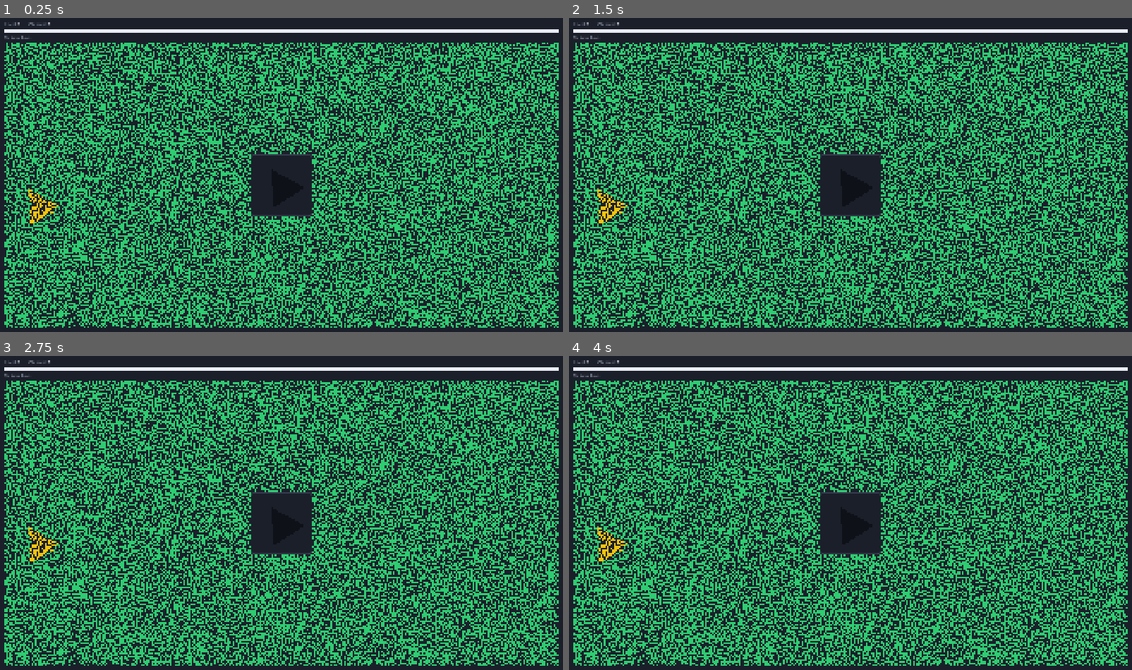
Above: before the commit, frames 1-4 (two rows, left to right).
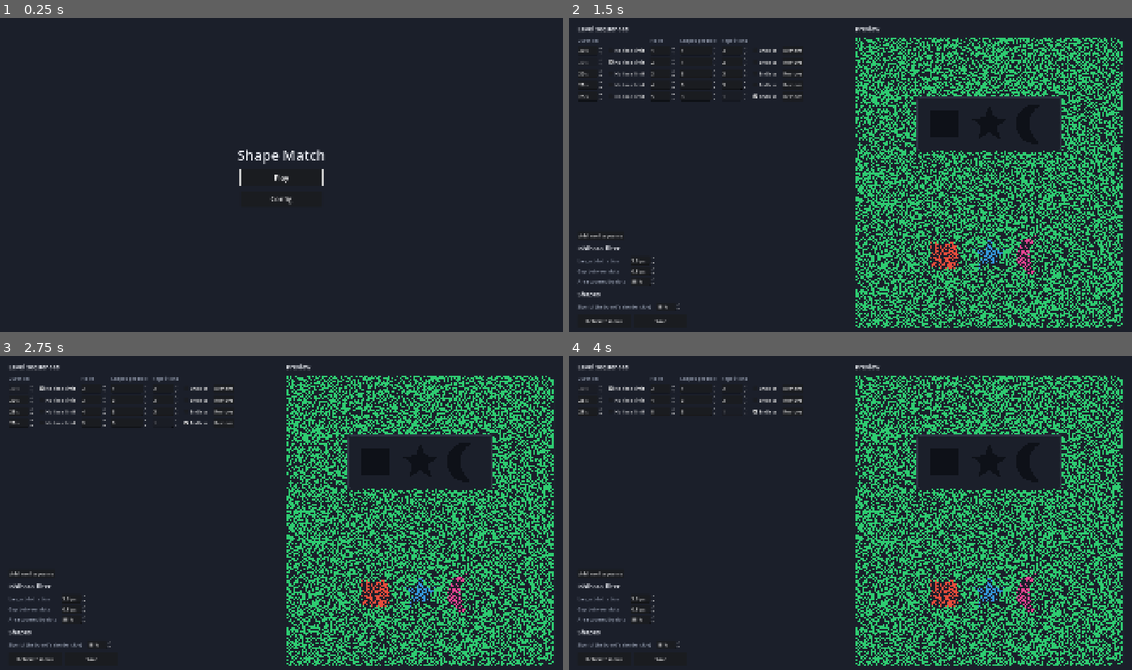
Above: after the commit, the same moments.

Repository: ooooonnnnn/Colorblind-Shape-Match
Game: Godot game, scene res://menu.tscn
Two runs of this game, one before a commit and one after it. Both use one fixed random seed, a clock stepped at 60 frames per second and the inputs below. Before the commit the project starts from res://main.tscn.
Inputs (mouse positions are in pixels of both pictures, inside the frame that each line leads up to):
- Up to frame 1 (0.25 s): no input
- Up to frame 2 (1.5 s): click (850, 200) at 0.5 s, where only the run after the commit has a clickable "Config"; click (625, 49) at 1.25 s, where only the run after the commit has a clickable "No time limit"
- Up to frame 3 (2.75 s): click (225, 387) at 2 s, where only the run after the commit has a clickable "Remove"
- Up to frame 4 (4 s): click (625, 399) at 2.75 s, where only the run after the commit has a clickable "No time limit"; click (794, 399) at 3.5 s, where only the run after the commit has a clickable "Remove"

The runs differ from the first frame. In frame 1, 45% of the frame differs, in the area x 0-100%, y 1-99%; in frame 2, 47%; in frame 3, 47%; in frame 4, 47%.

Commit message:
config menu

Diff:
--- a/config.json
+++ b/config.json
@@ -1,7 +1,7 @@
 {
 	"levels": [
-		{ "duration": 0,  "holes": 1, "shapes": 1, "repetitions": 3 },
-		{ "duration": 0,  "holes": 2, "shapes": 1, "repetitions": 2 },
+		{ "duration": 0, "holes": 1, "shapes": 1, "repetitions": 3 },
+		{ "duration": 0, "holes": 2, "shapes": 1, "repetitions": 2 },
 		{ "duration": 30, "holes": 3, "shapes": 3, "repetitions": 3 },
 		{ "duration": 25, "holes": 4, "shapes": 3, "repetitions": 3 },
 		{ "duration": 25, "holes": 5, "shapes": 3, "repetitions": 0 }
--- /dev/null
+++ b/config.tscn
@@ -0,0 +1,196 @@
+[gd_scene format=3]
+
+[ext_resource type="Script" path="res://scripts/config.gd" id="1_config"]
+[ext_resource type="Script" path="res://scripts/dots.gd" id="2_dots"]
+
+[sub_resource type="Theme" id="Theme_ui"]
+default_font_size = 16
+Label/colors/font_color = Color(0.603922, 0.639216, 0.709804, 1)
+
+[sub_resource type="StyleBoxFlat" id="StyleBox_board"]
+bg_color = Color(0.145098, 0.164706, 0.215686, 1)
+corner_radius_top_left = 16
+corner_radius_top_right = 16
+corner_radius_bottom_right = 16
+corner_radius_bottom_left = 16
+
+[sub_resource type="StyleBoxFlat" id="StyleBox_tray"]
+bg_color = Color(0.105882, 0.121569, 0.164706, 1)
+border_width_left = 2
+border_width_top = 2
+border_width_right = 2
+border_width_bottom = 2
+border_color = Color(0.231373, 0.258824, 0.329412, 1)
+corner_radius_top_left = 12
+corner_radius_top_right = 12
+corner_radius_bottom_right = 12
+corner_radius_bottom_left = 12
+
+[node name="Config" type="Control"]
+layout_mode = 3
+anchors_preset = 15
+anchor_right = 1.0
+anchor_bottom = 1.0
+grow_horizontal = 2
+grow_vertical = 2
+theme = SubResource("Theme_ui")
+script = ExtResource("1_config")
+
+[node name="Margin" type="MarginContainer" parent="."]
+layout_mode = 1
+anchors_preset = 15
+anchor_right = 1.0
+anchor_bottom = 1.0
+grow_horizontal = 2
+grow_vertical = 2
+theme_override_constants/margin_left = 32
+theme_override_constants/margin_top = 24
+theme_override_constants/margin_right = 32
+theme_override_constants/margin_bottom = 24
+
+[node name="Columns" type="HBoxContainer" parent="Margin"]
+layout_mode = 2
+theme_override_constants/separation = 32
+
+[node name="Settings" type="VBoxContainer" parent="Margin/Columns"]
+layout_mode = 2
+size_flags_horizontal = 3
+theme_override_constants/separation = 12
+
+[node name="LevelsTitle" type="Label" parent="Margin/Columns/Settings"]
+layout_mode = 2
+theme_override_colors/font_color = Color(0.913725, 0.92549, 0.94902, 1)
+theme_override_font_sizes/font_size = 22
+text = "Level sequences"
+
+[node name="LevelsScroll" type="ScrollContainer" parent="Margin/Columns/Settings"]
+layout_mode = 2
+size_flags_vertical = 3
+horizontal_scroll_mode = 0
+
+[node name="Levels" type="GridContainer" parent="Margin/Columns/Settings/LevelsScroll"]
+unique_name_in_owner = true
+layout_mode = 2
+theme_override_constants/h_separation = 16
+theme_override_constants/v_separation = 8
+columns = 7
+
+[node name="AddLevel" type="Button" parent="Margin/Columns/Settings"]
+unique_name_in_owner = true
+layout_mode = 2
+size_flags_horizontal = 0
+text = "Add level sequence"
+
+[node name="DotsTitle" type="Label" parent="Margin/Columns/Settings"]
+layout_mode = 2
+theme_override_colors/font_color = Color(0.913725, 0.92549, 0.94902, 1)
+theme_override_font_sizes/font_size = 22
+text = "Ishihara filter"
+
+[node name="DotsGrid" type="GridContainer" parent="Margin/Columns/Settings"]
+layout_mode = 2
+theme_override_constants/h_separation = 16
+columns = 2
+
+[node name="MaxRadiusLabel" type="Label" parent="Margin/Columns/Settings/DotsGrid"]
+layout_mode = 2
+text = "Largest dot radius"
+
+[node name="MaxRadius" type="SpinBox" parent="Margin/Columns/Settings/DotsGrid"]
+unique_name_in_owner = true
+layout_mode = 2
+min_value = 1.0
+max_value = 50.0
+step = 0.5
+value = 5.0
+suffix = "px"
+
+[node name="GapLabel" type="Label" parent="Margin/Columns/Settings/DotsGrid"]
+layout_mode = 2
+text = "Gap between dots"
+
+[node name="Gap" type="SpinBox" parent="Margin/Columns/Settings/DotsGrid"]
+unique_name_in_owner = true
+layout_mode = 2
+max_value = 20.0
+step = 0.5
+value = 1.0
+suffix = "px"
+
+[node name="FillLabel" type="Label" parent="Margin/Columns/Settings/DotsGrid"]
+layout_mode = 2
+text = "Area covered by dots"
+
+[node name="Fill" type="SpinBox" parent="Margin/Columns/Settings/DotsGrid"]
+unique_name_in_owner = true
+layout_mode = 2
+value = 80.0
+suffix = "%"
+
+[node name="ShapesTitle" type="Label" parent="Margin/Columns/Settings"]
+layout_mode = 2
+theme_override_colors/font_color = Color(0.913725, 0.92549, 0.94902, 1)
+theme_override_font_sizes/font_size = 22
+text = "Shapes"
+
+[node name="ShapesGrid" type="GridContainer" parent="Margin/Columns/Settings"]
+layout_mode = 2
+theme_override_constants/h_separation = 16
+columns = 2
+
+[node name="SizeLabel" type="Label" parent="Margin/Columns/Settings/ShapesGrid"]
+layout_mode = 2
+text = "Size (of the board's shorter side)"
+
+[node name="Size" type="SpinBox" parent="Margin/Columns/Settings/ShapesGrid"]
+unique_name_in_owner = true
+layout_mode = 2
+min_value = 1.0
+max_value = 50.0
+value = 15.0
+suffix = "%"
+
+[node name="Buttons" type="HBoxContainer" parent="Margin/Columns/Settings"]
+layout_mode = 2
+theme_override_constants/separation = 12
+
+[node name="Back" type="Button" parent="Margin/Columns/Settings/Buttons"]
+unique_name_in_owner = true
+custom_minimum_size = Vector2(180, 44)
+layout_mode = 2
+text = "Return to menu"
+
+[node name="Save" type="Button" parent="Margin/Columns/Settings/Buttons"]
+unique_name_in_owner = true
+custom_minimum_size = Vector2(180, 44)
+layout_mode = 2
+text = "Save"
+
+[node name="PreviewColumn" type="VBoxContainer" parent="Margin/Columns"]
+layout_mode = 2
+size_flags_horizontal = 3
+theme_override_constants/separation = 12
+
+[node name="PreviewTitle" type="Label" parent="Margin/Columns/PreviewColumn"]
+layout_mode = 2
+theme_override_colors/font_color = Color(0.913725, 0.92549, 0.94902, 1)
+theme_override_font_sizes/font_size = 22
+text = "Preview"
+
+[node name="Preview" type="Panel" parent="Margin/Columns/PreviewColumn"]
+unique_name_in_owner = true
+layout_mode = 2
+size_flags_vertical = 3
+mouse_filter = 2
+theme_override_styles/panel = SubResource("StyleBox_board")
+
+[node name="Tray" type="Panel" parent="Margin/Columns/PreviewColumn/Preview"]
+unique_name_in_owner = true
+layout_mode = 0
+mouse_filter = 2
+theme_override_styles/panel = SubResource("StyleBox_tray")
+
+[node name="Dots" type="CanvasLayer" parent="." node_paths=PackedStringArray("area", "mask")]
+script = ExtResource("2_dots")
+area = NodePath("../Margin/Columns/PreviewColumn/Preview")
+mask = NodePath("../Margin/Columns/PreviewColumn/Preview/Tray")
--- a/dots.json
+++ b/dots.json
@@ -1,5 +1,5 @@
 {
-	"max_radius": 5,
-	"gap": 1,
-	"fill_percent": 80
+	"max_radius": 3,
+	"gap": 0.5,
+	"fill_percent": 85
 }
--- /dev/null
+++ b/menu.tscn
@@ -0,0 +1,49 @@
+[gd_scene format=3]
+
+[ext_resource type="Script" path="res://scripts/menu.gd" id="1_menu"]
+
+[sub_resource type="Theme" id="Theme_ui"]
+default_font_size = 16
+Label/colors/font_color = Color(0.603922, 0.639216, 0.709804, 1)
+
+[node name="Menu" type="Control"]
+layout_mode = 3
+anchors_preset = 15
+anchor_right = 1.0
+anchor_bottom = 1.0
+grow_horizontal = 2
+grow_vertical = 2
+theme = SubResource("Theme_ui")
+script = ExtResource("1_menu")
+
+[node name="Buttons" type="VBoxContainer" parent="."]
+layout_mode = 1
+anchors_preset = 8
+anchor_left = 0.5
+anchor_top = 0.5
+anchor_right = 0.5
+anchor_bottom = 0.5
+grow_horizontal = 2
+grow_vertical = 2
+theme_override_constants/separation = 16
+
+[node name="Title" type="Label" parent="Buttons"]
+layout_mode = 2
+theme_override_colors/font_color = Color(0.913725, 0.92549, 0.94902, 1)
+theme_override_font_sizes/font_size = 48
+text = "Shape Match"
+horizontal_alignment = 1
+
+[node name="Play" type="Button" parent="Buttons"]
+custom_minimum_size = Vector2(280, 56)
+layout_mode = 2
+size_flags_horizontal = 4
+theme_override_font_sizes/font_size = 24
+text = "Play"
+
+[node name="Config" type="Button" parent="Buttons"]
+custom_minimum_size = Vector2(280, 56)
+layout_mode = 2
+size_flags_horizontal = 4
+theme_override_font_sizes/font_size = 24
+text = "Config"
--- a/project.godot
+++ b/project.godot
@@ -11,7 +11,7 @@
 [application]
 
 config/name="Shape Match"
-run/main_scene="res://main.tscn"
+run/main_scene="res://menu.tscn"
 config/features=PackedStringArray("4.7")
 
 [display]
--- /dev/null
+++ b/scripts/config.gd
@@ -0,0 +1,178 @@
+extends Control
+## Edits the level sequences (LevelConfig), the dot filter (dots.json) and the
+## shape size (shape_size.json). The preview shows the last two live; nothing
+## is written until Save.
+
+const Dots := preload("res://scripts/dots.gd")
+const PREVIEW_SHAPES := ["square", "star", "crescent"]
+const PREVIEW_SPACING := 16.0  # px between neighbouring preview shapes
+const TRAY_PADDING := 24.0     # px between the holes and the tray edge, as in the game
+const NEW_LEVEL := {"duration": 30.0, "holes": 3, "shapes": 3, "repetitions": 1}
+
+@onready var levels_grid: GridContainer = %Levels
+@onready var add_level: Button = %AddLevel
+@onready var max_radius: SpinBox = %MaxRadius
+@onready var gap: SpinBox = %Gap
+@onready var fill: SpinBox = %Fill
+@onready var size_spin: SpinBox = %Size
+@onready var back: Button = %Back
+@onready var save: Button = %Save
+@onready var preview: Panel = %Preview
+@onready var tray: Panel = %Tray
+@onready var dots: Dots = $Dots
+
+var _rows: Array[Dictionary] = []  # each level sequence's controls, by field
+var _holes: Array[ShapeView] = []
+var _pieces: Array[ShapeView] = []
+
+
+func _ready() -> void:
+	for header in ["Duration", "", "Holes", "Shapes per hole", "Repetitions", "", ""]:
+		var label := Label.new()
+		label.text = header
+		levels_grid.add_child(label)
+	for entry in LevelConfig.load_levels():
+		_add_row(entry)
+	add_level.pressed.connect(func(): _add_row(NEW_LEVEL))
+
+	# Dots has loaded its settings by now, as children are ready first.
+	max_radius.value = dots.max_radius
+	gap.value = dots.gap
+	fill.value = dots.fill * 100
+	for spin in [max_radius, gap, fill]:
+		spin.value_changed.connect(_on_dots_changed)
+
+	ShapeView.load_size()
+	size_spin.value = ShapeView.side_fraction * 100
+	size_spin.value_changed.connect(_on_size_changed)
+
+	_build_preview()
+	back.pressed.connect(get_tree().change_scene_to_file.bind("res://menu.tscn"))
+	save.pressed.connect(_save)
+
+
+# ---------- Level sequences ----------
+
+func _add_row(entry: Dictionary) -> void:
+	var row := {
+		"duration": _spin(1, 600, 30, "s"),
+		"no_limit": _check("No time limit"),
+		"holes": _spin(1, Shapes.NAMES.size(), entry.holes),
+		"shapes": _spin(1, 20, entry.shapes),
+		"repetitions": _spin(1, 99, 1),
+		"endless": _check("Endless"),
+		"remove": Button.new(),
+	}
+	row.no_limit.toggled.connect(func(on): row.duration.editable = not on)
+	row.endless.toggled.connect(func(on): row.repetitions.editable = not on)
+	if entry.duration > 0:
+		row.duration.value = entry.duration
+	else:
+		row.no_limit.button_pressed = true
+	if entry.repetitions > 0:
+		row.repetitions.value = entry.repetitions
+	else:
+		row.endless.button_pressed = true
+	row.remove.text = "Remove"
+	row.remove.pressed.connect(_remove_row.bind(row))
+	for control in row.values():
+		levels_grid.add_child(control)
+	_rows.append(row)
+	_update_remove_buttons()
+
+
+func _remove_row(row: Dictionary) -> void:
+	for control in row.values():
+		control.queue_free()
+	_rows.erase(row)
+	_update_remove_buttons()
+
+
+## The game needs at least one level sequence.
+func _update_remove_buttons() -> void:
+	for row in _rows:
+		row.remove.disabled = _rows.size() == 1
+
+
+func _spin(min_value: float, max_value: float, value: float, suffix := "") -> SpinBox:
+	var spin := SpinBox.new()
+	spin.min_value = min_value
+	spin.max_value = max_value
+	spin.allow_greater = true
+	spin.value = value
+	spin.suffix = suffix
+	return spin
+
+
+func _check(text: String) -> CheckBox:
+	var check := CheckBox.new()
+	check.text = text
+	return check
+
+
+func _levels() -> Array[Dictionary]:
+	var levels: Array[Dictionary] = []
+	for row in _rows:
+		levels.append({
+			"duration": 0.0 if row.no_limit.button_pressed else row.duration.value,
+			"holes": int(row.holes.value),
+			"shapes": int(row.shapes.value),
+			"repetitions": 0 if row.endless.button_pressed else int(row.repetitions.value),
+		})
+	return levels
+
+
+# ---------- Preview ----------
+
+func _on_dots_changed(_value: float) -> void:
+	dots.apply_config({"max_radius": max_radius.value, "gap": gap.value, "fill_percent": fill.value})
+
+
+func _on_size_changed(value: float) -> void:
+	ShapeView.side_fraction = value / 100
+	_layout_preview()
+
+
+func _build_preview() -> void:
+	for shape_name in PREVIEW_SHAPES:
+		var shape := {"name": shape_name, "points": Shapes.make(shape_name)}
+		for piece in [false, true]:
+			var view := ShapeView.new()
+			view.setup(shape, piece)
+			view.focus_mode = Control.FOCUS_NONE
+			view.mouse_filter = Control.MOUSE_FILTER_IGNORE
+			if piece:
+				view.fill = dots.shape_color(shape_name)
+				_pieces.append(view)
+			else:
+				_holes.append(view)
+			preview.add_child(view)
+	preview.resized.connect(_layout_preview)
+	_layout_preview()
+
+
+## Holes in a row inside the tray, with their pieces in a row below.
+func _layout_preview() -> void:
+	var board := preview.size
+	if board.x <= 0 or board.y <= 0:
+		return
+	var side := ShapeView.side_for(board)
+	var step := side + PREVIEW_SPACING
+	var first_x := board.x / 2 - step * (PREVIEW_SHAPES.size() - 1) / 2
+	var holes_y := board.y * 0.3
+	for i in PREVIEW_SHAPES.size():
+		var x := first_x + step * i
+		_holes[i].norm_pos = Vector2(x, holes_y) / board
+		_pieces[i].norm_pos = Vector2(x, board.y * 0.75) / board
+	var row := Rect2(first_x - side / 2, holes_y - side / 2, step * PREVIEW_SHAPES.size() - PREVIEW_SPACING, side)
+	var tray_rect := row.grow(TRAY_PADDING)
+	tray.position = tray_rect.position
+	tray.size = tray_rect.size
+
+
+# ---------- Saving ----------
+
+func _save() -> void:
+	for result in [LevelConfig.save_levels(_levels()), dots.save_config(), ShapeView.save_size()]:
+		if result != OK:
+			push_error("Could not save config: %s" % error_string(result))
--- a/scripts/dots.gd
+++ b/scripts/dots.gd
@@ -61,9 +61,28 @@
 	if not data is Dictionary:
 		push_error("Bad or missing dot config in %s" % CONFIG_PATH)
 		data = {}
+	apply_config(data)
+
+
+## Takes {max_radius, gap, fill_percent}, as in CONFIG_PATH; missing keys keep
+## their current value. The circles are repacked with the new settings.
+func apply_config(data: Dictionary) -> void:
 	max_radius = maxf(MIN_RADIUS, float(data.get("max_radius", max_radius)))
 	gap = maxf(0.0, float(data.get("gap", gap)))
 	fill = clampf(float(data.get("fill_percent", fill * 100)) / 100, 0.0, 1.0)
+	_packed_in = Rect2()
+
+
+func save_config() -> Error:
+	var file := FileAccess.open(CONFIG_PATH, FileAccess.WRITE)
+	if file == null:
+		return FileAccess.get_open_error()
+	var data := {"max_radius": max_radius, "gap": gap, "fill_percent": snappedf(fill * 100, 0.01)}
+	for key in data:
+		if data[key] == int(data[key]):
+			data[key] = int(data[key])  # keep whole numbers free of a trailing .0
+	file.store_string(JSON.stringify(data, "\t", false) + "\n")
+	return OK
 
 
 ## The color pieces of this shape are filled with, and the base for their circles.
--- /dev/null
+++ b/scripts/level_config.gd
@@ -0,0 +1,37 @@
+class_name LevelConfig
+## The level sequences in config.json. Each entry is {duration, holes, shapes,
+## repetitions}: duration <= 0 means no time limit, shapes is pieces per hole,
+## and repetitions <= 0 repeats the entry forever.
+
+const PATH := "res://config.json"
+
+
+static func load_levels() -> Array[Dictionary]:
+	var data = JSON.parse_string(FileAccess.get_file_as_string(PATH))
+	if not (data is Dictionary and data.get("levels") is Array and not data.levels.is_empty()):
+		push_error("Bad or missing level list in %s" % PATH)
+		data = {"levels": [{}]}
+	var levels: Array[Dictionary] = []
+	for entry in data.levels:
+		levels.append({
+			"duration": float(entry.get("duration", 0)),
+			"holes": clampi(int(entry.get("holes", 3)), 1, Shapes.NAMES.size()),
+			"shapes": maxi(1, int(entry.get("shapes", 1))),
+			"repetitions": int(entry.get("repetitions", 0)),
+		})
+	return levels
+
+
+## Writes one entry per line, like the hand-written file.
+static func save_levels(levels: Array[Dictionary]) -> Error:
+	var lines := PackedStringArray()
+	for e in levels:
+		var duration: float = e.duration
+		lines.append('\t\t{ "duration": %s, "holes": %d, "shapes": %d, "repetitions": %d }' % [
+				str(int(duration)) if duration == int(duration) else str(duration),
+				e.holes, e.shapes, e.repetitions])
+	var file := FileAccess.open(PATH, FileAccess.WRITE)
+	if file == null:
+		return FileAccess.get_open_error()
+	file.store_string('{\n\t"levels": [\n%s\n\t]\n}\n' % ",\n".join(lines))
+	return OK
--- a/scripts/main.gd
+++ b/scripts/main.gd
@@ -1,7 +1,6 @@
 extends Control
 
 const Dots := preload("res://scripts/dots.gd")
-const CONFIG_PATH := "res://config.json"
 const DRAG_THRESHOLD := 6.0  # px of movement before a press counts as a drag
 const SPACING := 16.0        # px of clear space between bounding circles at the start of a level
 const TRAY_PADDING := 24.0   # px between the holes' bounding circles and the tray edge
@@ -20,7 +19,7 @@
 @onready var chime: AudioStreamPlayer = $Chime
 @onready var dots: Dots = $Dots
 
-var levels: Array[Dictionary] = []  # entries from CONFIG_PATH
+var levels: Array[Dictionary] = []  # see LevelConfig
 var hole_count := 0
 var pieces_per_shape := 0  # copies of each shape to sort into its hole
 var level_time := 0.0      # seconds; <= 0 means no time limit
@@ -39,7 +38,8 @@
 
 
 func _ready() -> void:
-	_load_levels()
+	levels = LevelConfig.load_levels()
+	ShapeView.load_size()
 	dots.colors_changed.connect(_recolor_pieces)
 	resized.connect(_layout)
 	_layout()
@@ -55,22 +55,6 @@
 
 
 # ---------- Level config ----------
-
-## Reads the level list. Each entry is {duration, holes, shapes, repetitions};
-## see _level_config for how repetitions are walked.
-func _load_levels() -> void:
-	var data = JSON.parse_string(FileAccess.get_file_as_string(CONFIG_PATH))
-	if not (data is Dictionary and data.get("levels") is Array and not data.levels.is_empty()):
-		push_error("Bad or missing level list in %s" % CONFIG_PATH)
-		data = {"levels": [{}]}
-	for entry in data.levels:
-		levels.append({
-			"duration": float(entry.get("duration", 0)),
-			"holes": clampi(int(entry.get("holes", 3)), 1, Shapes.NAMES.size()),
-			"shapes": maxi(1, int(entry.get("shapes", 1))),
-			"repetitions": int(entry.get("repetitions", 0)),
-		})
-
 
 ## The entry for level n (1-based), or {} once the list has run out. An entry
 ## with repetitions <= 0 repeats forever.
--- /dev/null
+++ b/scripts/menu.gd
@@ -0,0 +1,8 @@
+extends Control
+## Title screen: starts the game or opens the config scene.
+
+
+func _ready() -> void:
+	$Buttons/Play.pressed.connect(get_tree().change_scene_to_file.bind("res://main.tscn"))
+	$Buttons/Config.pressed.connect(get_tree().change_scene_to_file.bind("res://config.tscn"))
+	$Buttons/Play.grab_focus()
--- a/scripts/shape_view.gd
+++ b/scripts/shape_view.gd
@@ -3,11 +3,13 @@
 ## A piece or a hole. Draws one polygon from a 100x100 box, positioned by its
 ## center in board-relative (0..1) coordinates so it follows board resizes.
 
-const SIZE := 0.15  # width as a fraction of the board's shorter side
+const CONFIG_PATH := "res://shape_size.json"
 
 const PIECE_FILL := Color("f1ede2")
 const HOLE_FILL := Color("0e1118")
 const ACCENT := Color.WHITE
+
+static var side_fraction := 0.15  # width as a fraction of the board's shorter side
 
 var is_piece := false
 var shape_name := ""
@@ -78,9 +80,27 @@
 	_update_layout()
 
 
+## Reads side_fraction from CONFIG_PATH.
+static func load_size() -> void:
+	var data = JSON.parse_string(FileAccess.get_file_as_string(CONFIG_PATH))
+	if not data is Dictionary:
+		push_error("Bad or missing shape size in %s" % CONFIG_PATH)
+		return
+	side_fraction = clampf(float(data.get("size_percent", side_fraction * 100)) / 100, 0.01, 1.0)
+
+
+static func save_size() -> Error:
+	var file := FileAccess.open(CONFIG_PATH, FileAccess.WRITE)
+	if file == null:
+		return FileAccess.get_open_error()
+	var percent := snappedf(side_fraction * 100, 0.01)
+	file.store_string(JSON.stringify({"size_percent": int(percent) if percent == int(percent) else percent}, "\t") + "\n")
+	return OK
+
+
 ## Side length in pixels of a piece or hole on a board of this size.
 static func side_for(board_size: Vector2) -> float:
-	return minf(board_size.x, board_size.y) * SIZE
+	return minf(board_size.x, board_size.y) * side_fraction
 
 
 func _update_layout() -> void:
--- /dev/null
+++ b/shape_size.json
@@ -0,0 +1,3 @@
+{
+	"size_percent": 15
+}
Not shown, added: scripts/config.gd.uid
Not shown, added: scripts/level_config.gd.uid
Not shown, added: scripts/menu.gd.uid
